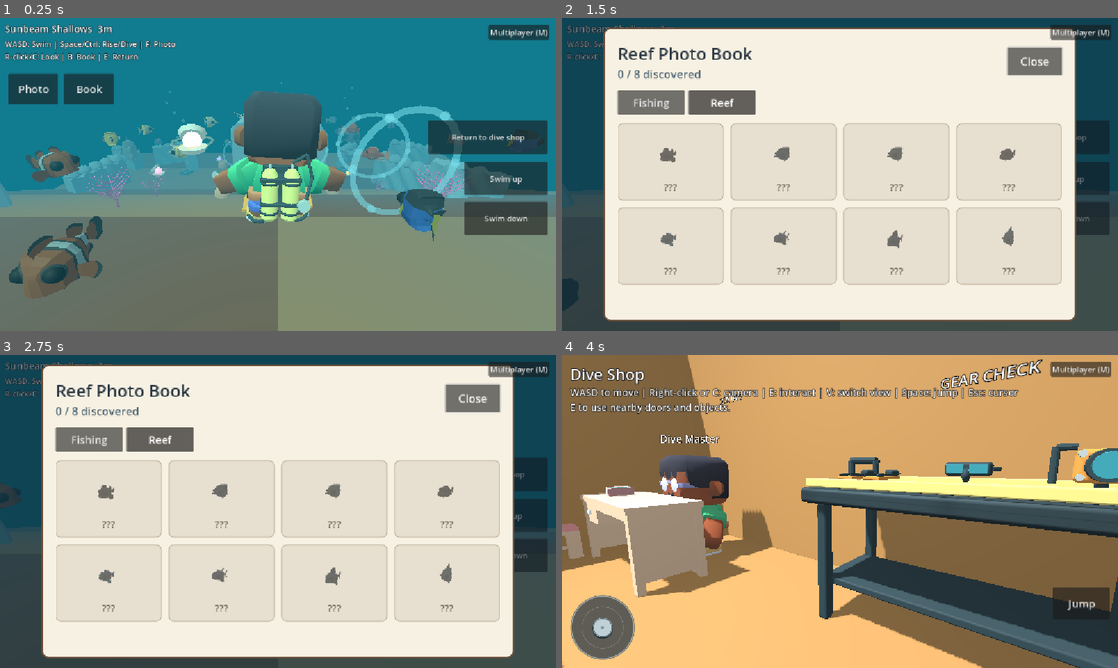
Above: before the commit, frames 1-4 (two rows, left to right).
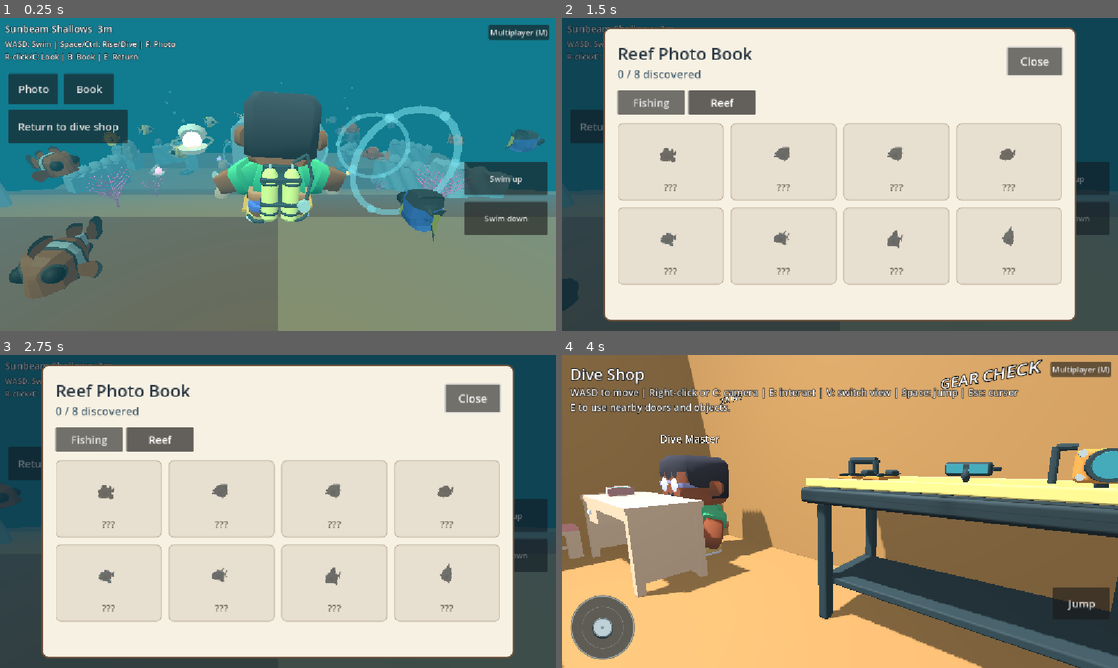
Above: after the commit, the same moments.

Repository: WillowbrookGame/willowbrook
Game: Godot game, scene res://game/scuba/reef.tscn
The game is run twice, just before and just after one commit, with the same random seed, the same clock (stepped at 60 frames per second) and the same inputs. This scene is started directly instead of the project's main scene. Sound files missing from this copy of the repository are replaced by a short silence.
Inputs (mouse positions are in pixels of both pictures, inside the frame that each line leads up to):
- Up to frame 1 (0.25 s): no input
- Up to frame 2 (1.5 s): click "Book" at 0.5 s; click "Swim up" at 1.25 s
- Up to frame 3 (2.75 s): click "Swim down" at 2 s
- Up to frame 4 (4 s): click "Fishing" at 2.75 s; tap Enter at 3.5 s; move the mouse to (962, 495) at 3.52 s; hold Right (ui_right) from 3.53 s (still down); tap B at 3.6 s; click (962, 495) at 3.67 s; tap Space at 3.77 s; tap E at 3.8 s

The runs differ from the first frame. In frame 1, 4.6% of the frame differs, in the area x 1-99%, y 29-44%; in frame 2, 1.8%; in frame 3, 1.8%; in frame 4, nothing differs.

Commit message:
Keep Reef chat and multiplayer controls clear of the Photo Book

Diff:
--- a/game/network/browser/account_session.gd
+++ b/game/network/browser/account_session.gd
@@ -942,6 +942,7 @@
 		_neighbor_bind()
 	_neighbor_context()
 	var multiplayer_button := Button.new()
+	_zone_menu_button = multiplayer_button
 	multiplayer_button.text = "Multiplayer (M)"
 	multiplayer_button.focus_mode = Control.FOCUS_NONE
 	hud.add_child(multiplayer_button)
@@ -1048,6 +1049,22 @@
 	if not bool(_family_chat.bind(_chat_send_cb,_chat_toggle_cb)):
 		_family_chat = null
 	_sync_family_chat()
+
+
+func set_zone_book_open(host: Node3D, open: bool) -> void:
+	if _bound != host or zone != "reef":
+		return
+	super.set_zone_book_open(host, open)
+	if is_instance_valid(_star_badge):
+		_star_badge.visible = not open
+	if _family_chat != null:
+		_family_chat.setOccluded(open)
+
+
+func suspend_zone() -> void:
+	if zone == "reef" and _family_chat != null:
+		_family_chat.setOccluded(false)
+	super.suspend_zone()
 
 
 func _sync_family_chat() -> void:
--- a/game/network/browser/browser_session.gd
+++ b/game/network/browser/browser_session.gd
@@ -258,6 +258,7 @@
 
 func _build_menu(hud: CanvasLayer) -> void:
 	var open_button := Button.new()
+	_zone_menu_button = open_button
 	open_button.text = "Multiplayer (M)"
 	open_button.focus_mode = Control.FOCUS_NONE
 	hud.add_child(open_button)
--- a/game/network/session.gd
+++ b/game/network/session.gd
@@ -25,6 +25,7 @@
 var _player: CharacterBody3D
 var _ghost_root: Node3D
 var _ghosts := {}
+var _zone_menu_button: Button
 var _panel: PanelContainer
 var _summary: Label
 var _inputs: Dictionary
@@ -64,6 +65,11 @@
 	_elapsed = PERIOD
 
 
+func set_zone_book_open(host: Node3D, open: bool) -> void:
+	if _bound == host and is_instance_valid(_zone_menu_button):
+		_zone_menu_button.visible = not open
+
+
 func suspend_zone_for(host: Node3D) -> void:
 	if _bound == host:
 		suspend_zone()
@@ -80,6 +86,7 @@
 	_ghosts.clear()
 	_player = null
 	_bound = null
+	_zone_menu_button = null
 	_panel = null
 	_summary = null
 	_elapsed = PERIOD
@@ -489,6 +496,7 @@
 
 func _build_menu(hud: CanvasLayer) -> void:
 	var open_button := Button.new()
+	_zone_menu_button = open_button
 	open_button.text = "Multiplayer (M)"
 	open_button.focus_mode = Control.FOCUS_NONE
 	hud.add_child(open_button)
--- a/game/scuba/reef.gd
+++ b/game/scuba/reef.gd
@@ -23,7 +23,6 @@
 var swim_player: AnimationPlayer
 var _network_modal:=false
 var _presence: Node
-var _chat_host: Node
 var camera: Camera3D
 var hud: CanvasLayer
 var move_stick: Control
@@ -129,9 +128,6 @@
 	Input.joy_connection_changed.connect(_controller_changed)
 	_pad.follow_connected()
 	if OS.has_feature("web"):
-		_chat_host=get_node_or_null("/root/WillowbrookBrowserSession")
-		if _chat_host!=null and _chat_host.has_method("bind_arena_chat"):
-			_chat_host.bind_arena_chat(self)
 		_document=JavaScriptBridge.get_interface("document")
 		_visibility=JavaScriptBridge.create_callback(_visibility_changed)
 		if _document!=null:_document.addEventListener("visibilitychange",_visibility)
@@ -233,7 +229,6 @@
 	look_stick.fit_hud(screen_size.x,scale)
 	FIT.right_button(rise,Vector2(120,48),183.0,scale)
 	FIT.right_button(sink,Vector2(120,48),126.0,scale)
-	FIT.right_button(back,Vector2(172,48),243.0,scale)
 	var compact_top:=screen_size.x<460.0
 	depth.add_theme_font_size_override("font_size",15 if compact_top else 20)
 	if photo_book!=null:
@@ -260,6 +255,16 @@
 			button.offset_bottom=pos.y+size.y
 			button.add_theme_font_size_override("font_size",roundi(15.0*scale))
 		actions_end+=size.y
+	# The top-right column belongs to Account, Stars, and the browser Chat launcher.
+	# Keep Return in the left column so Chat cannot cover it in short landscape.
+	back.set_anchors_preset(Control.PRESET_TOP_LEFT)
+	back.custom_minimum_size=Vector2(172,48)*scale
+	back.offset_left=12.0*scale
+	back.offset_right=184.0*scale
+	back.offset_top=actions_end+8.0*scale
+	back.offset_bottom=back.offset_top+48.0*scale
+	back.add_theme_font_size_override("font_size",roundi(15.0*scale))
+	actions_end=back.offset_bottom
 	if treasure_banner!=null:
 		treasure_banner.offset_top=actions_end+8.0*scale
 
@@ -341,12 +346,16 @@
 	]
 	photo_book.configure_tabs(tabs)
 	photo_book.open("reef")
+	if is_instance_valid(_presence):
+		_presence.set_zone_book_open(self,true)
 	if photo_button!=null:photo_button.hide()
 	if book_button!=null:book_button.hide()
 
 func close_photo_book() -> void:
 	if photo_book!=null:
 		photo_book.hide()
+	if is_instance_valid(_presence):
+		_presence.set_zone_book_open(self,false)
 	if photo_button!=null:photo_button.show()
 	if book_button!=null:book_button.show()
 
@@ -400,8 +409,6 @@
 func _exit_tree() -> void:
 	if is_instance_valid(_presence):
 		_presence.suspend_zone_for(self)
-	if is_instance_valid(_chat_host) and _chat_host.has_method("bind_arena_chat"):
-		_chat_host.bind_arena_chat(null)
 	if _document!=null and _visibility!=null:_document.removeEventListener("visibilitychange",_visibility)
 
 func _is_mouse_looking() -> bool:
--- a/game/scuba/test_scuba_presence.gd
+++ b/game/scuba/test_scuba_presence.gd
@@ -47,6 +47,10 @@
 	pose.y=-15.0
 	_check(SCHEMA.parse(JSON.stringify(packet).to_utf8_buffer()).is_empty(),"Town still rejects a deep pose")
 	await _check_hud(null)
+	reef.open_photo_book()
+	_check(reef.is_book_open() and not session._zone_menu_button.visible,"Book hides native Multiplayer launcher")
+	reef.close_photo_book()
+	_check(session._zone_menu_button.visible,"Closing Book restores native Multiplayer launcher")
 	# Replace only the test HUD session widgets; never start a second real game connection.
 	for n: Node in reef.hud.get_children():
 		if (n is Button and n.text=="Multiplayer (M)") or n==session._panel:
@@ -56,6 +60,10 @@
 	account.bind_zone("reef",reef,reef.diver,reef.hud)
 	_check(account._hunt_view==null,"Reef does not mount Town scavenger HUD")
 	await _check_hud(account._star_badge)
+	account.set_zone_book_open(reef,true)
+	_check(not account._zone_menu_button.visible and not account._star_badge.visible,"Browser Book hides Account and Stars")
+	account.set_zone_book_open(reef,false)
+	_check(account._zone_menu_button.visible and account._star_badge.visible,"Closing Book restores Account and Stars")
 	account.suspend_zone_for(reef)
 	account.queue_free()
 
